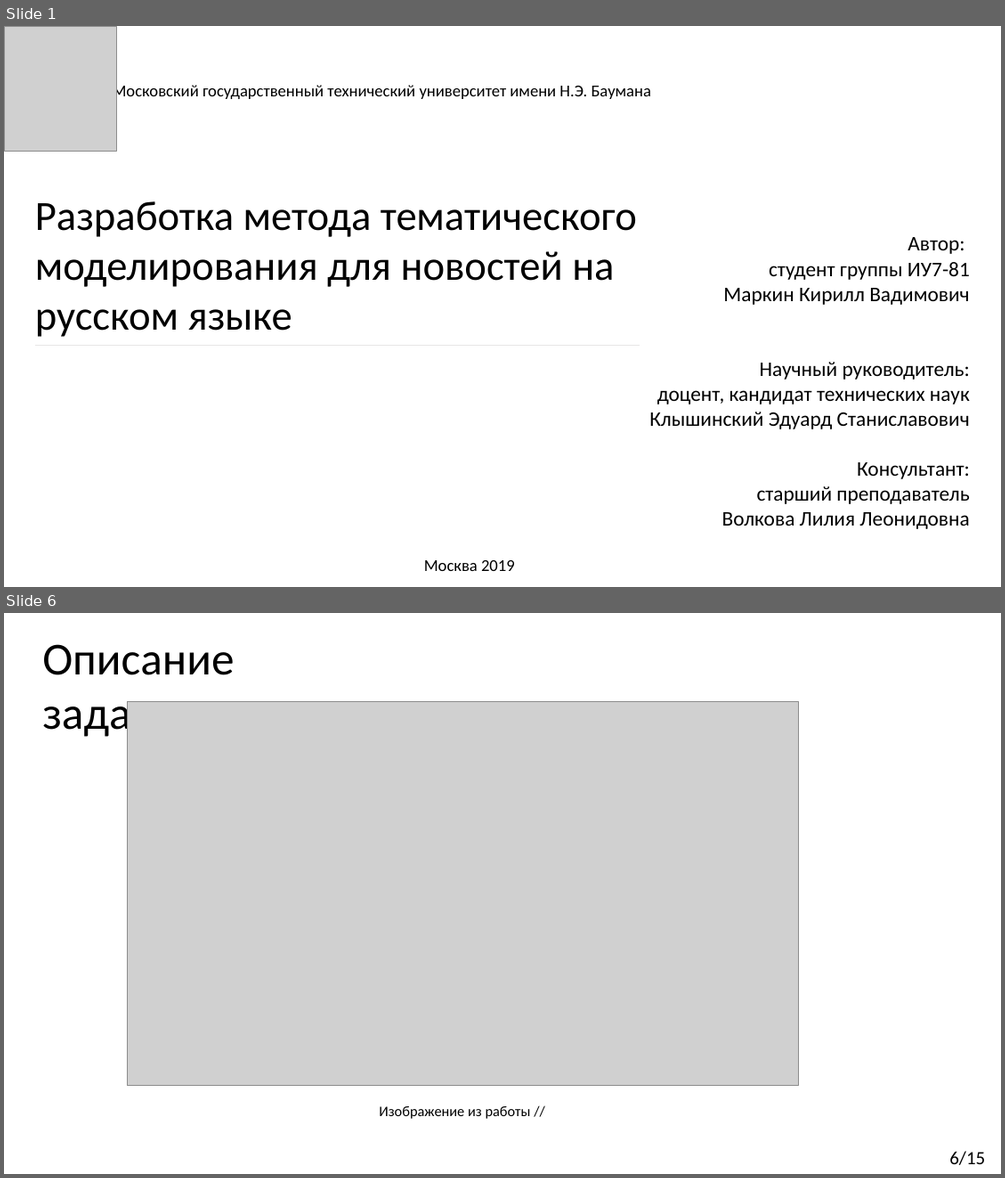
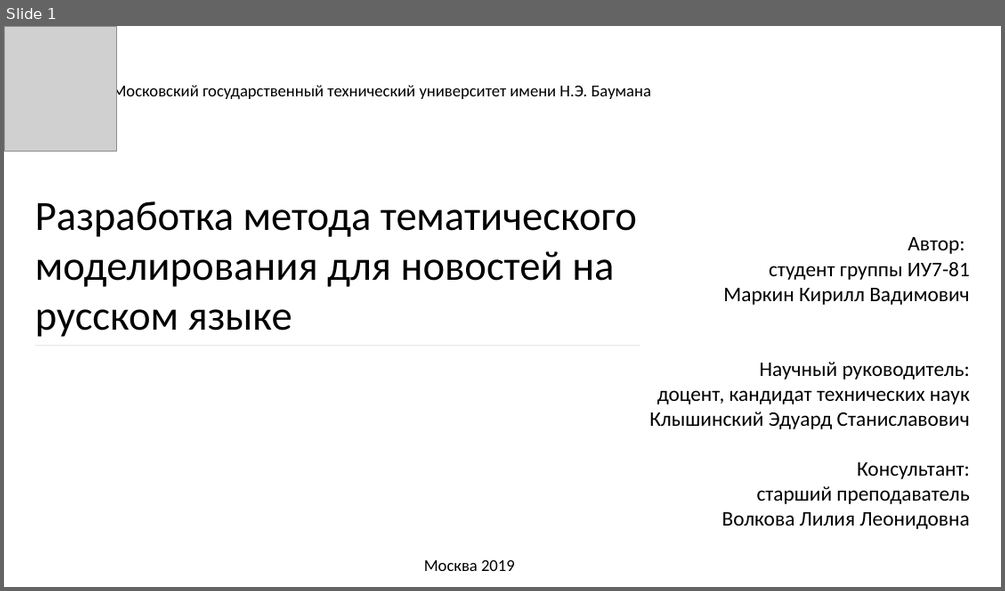
Before and after one commit to Kirmark/bachelor-qualification-work, a slide deck: presentation/presentation.pptx. Shown one above the other, each under a label of ours: slides 1 and 6 before the commit, slide 1 after it; the slides between them are not shown. The pictures are 1005x1178 and 1005x591 pixels, drawn with LibreOffice and Linux fonts; fonts in the diff are those of the drawing; grey boxes stand for pictures. Boxes give left, top, right and bottom in pixels: in the first picture for what was removed or moved away, otherwise in the second. Text is boxed around its words. In the diff, an @@ line names an element or a change of style, - is before the commit and + after.

```diff
--- a/presentation/presentation.pptx
+++ b/presentation/presentation.pptx
@@ slide 6 removed at box(4, 613, 1001, 1174), background #FFFFFF @@
@@ text removed at box(42, 644, 234, 740) @@
-Описание задачи
@@ picture removed at box(128, 702, 798, 1086) @@
@@ text removed at box(379, 1106, 531, 1119) @@
-Изображение из работы //
@@ text removed at box(949, 1151, 985, 1165) @@
-6/15
```
Also in this commit, not shown: 9 slides changed, 4 slides added, 3 other slides removed, 5 other files.
